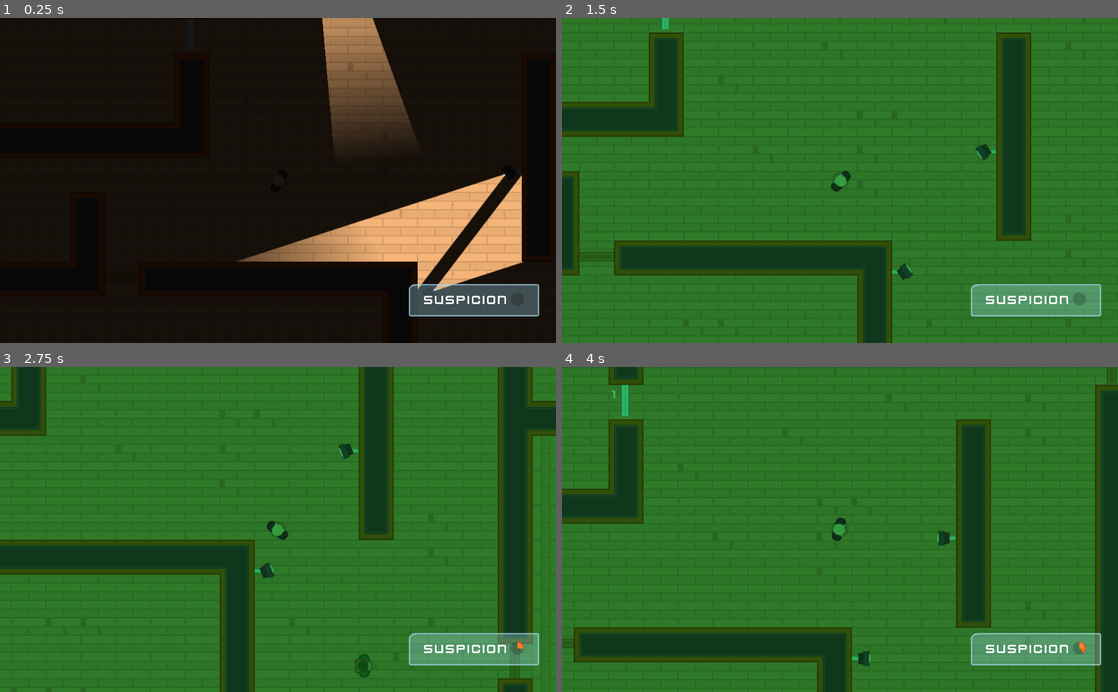
Above: before the commit, frames 1-4 (two rows, left to right).
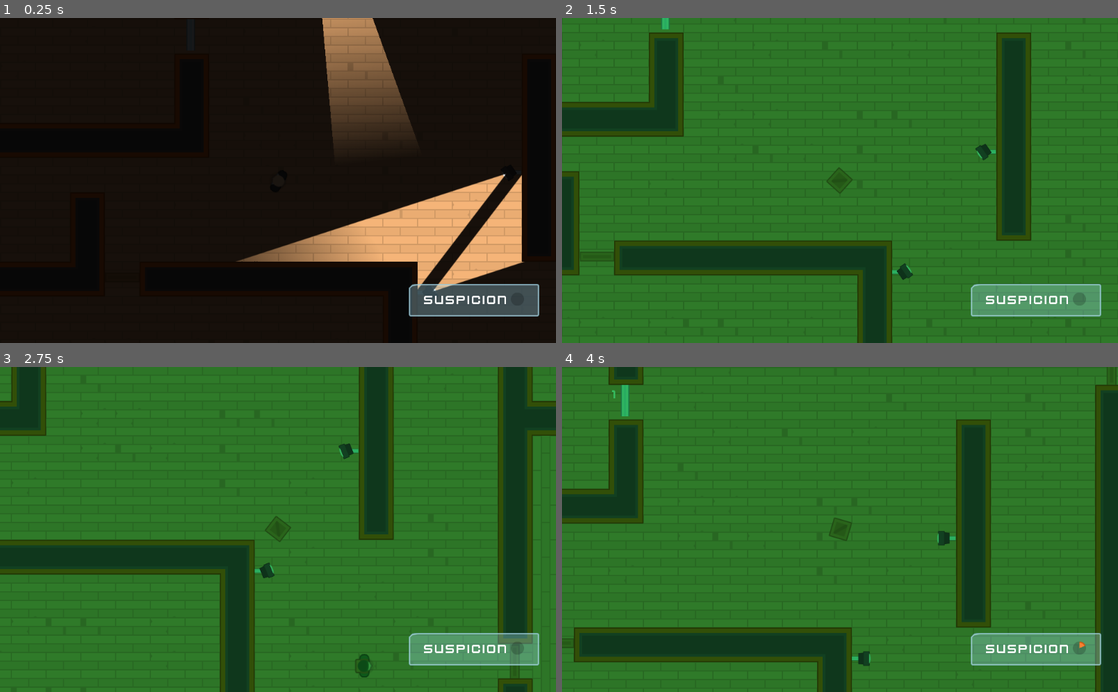
Above: after the commit, the same moments.

Repository: adam-spice/espionage_inc
Game: Godot game, scene res://Levels/Level1.tscn
Two runs of this game, one before a commit and one after it. Both use one fixed random seed, a clock stepped at 60 frames per second and the inputs below.
Inputs (mouse positions are in pixels of both pictures, inside the frame that each line leads up to):
- Up to frame 1 (0.25 s): no input
- Up to frame 2 (1.5 s): tap Enter at 0.5 s; move the mouse to (684, 278) at 0.52 s; hold D (move_right) 0.53-1.28 s; tap E (toggle_disguise, bound only after the commit) at 0.6 s; click (684, 278) at 0.67 s; move the mouse to (673, 34) at 1.27 s; hold S (move_down) from 1.28 s (still down); tap Space (toggle_vision_mode) at 1.35 s; click (673, 34) at 1.42 s
- Up to frame 3 (2.75 s): tap E (toggle_disguise, bound only after the commit) at 1.55, 2.1 s; move the mouse to (333, 458) at 2.02 s; release S (move_down) at 2.03 s; hold D (move_right) from 2.03 s (still down)
- Up to frame 4 (4 s): move the mouse to (1073, 662) at 2.77 s; release D (move_right) at 2.78 s; hold W (move_up) 2.78-3.53 s; tap E (toggle_disguise, bound only after the commit) at 2.85, 3.8 s; click (1073, 662) at 2.92 s; move the mouse to (1006, 578) at 3.52 s; hold A (move_left) from 3.53 s (still down); hold Space (toggle_vision_mode) from 3.53 s (still down)

The runs differ from the first frame. In frame 2, 0.2% of the frame differs, in the area x 47-53%, y 45-54%; in frame 3, 0.2%, in the area x 47-95%, y 45-87%; in frame 4, 0.2%.
Error in both runs: Invalid get index '0' (on base: 'PoolVector2Array'). (res://Characters/NPC/Gaurd.gd:22)

Commit message:
added disguise functionality.

Diff:
--- /dev/null
+++ b/Characters/BoxOccluder.tres
@@ -0,0 +1,4 @@
+[gd_resource type="OccluderPolygon2D" format=2]
+
+[resource]
+polygon = PoolVector2Array( -16, -16, 16, -16, 16, 16, -16, 16 )
--- /dev/null
+++ b/Characters/HumanOccluder.tres
@@ -0,0 +1,5 @@
+[gd_resource type="OccluderPolygon2D" format=2]
+
+[resource]
+cull_mode = 1
+polygon = PoolVector2Array( -11, -11.5, -10.625, -15.75, -6.75, -20.75, 1.25, -21.625, 4.25, -19.875, 6.5, -16.25, 7.625, -8.125, 8.5, -6.375, 12.25, -0.75, 8.375, 7.625, 6.75, 16.625, 3, 20.875, 0.75, 21.625, -5.375, 21.5, -8.875, 19.625, -11.25, 13.875, -11.125, 8, -13.375, 2.5, -14.25, 0.125, -12, -5.875 )
--- a/Characters/Player.gd
+++ b/Characters/Player.gd
@@ -1,6 +1,13 @@
 extends "res://Characters/TemplateCharacter.gd"
 
 var motion = Vector2.ZERO
+
+const PLAYER_SPRITE = "res://GFX/PNG/Hitman 1/hitman1_stand.png"
+const PLAYER_OCCLUDER = "res://Characters/HumanOccluder.tres"
+const BOX_SPRITE = "res://GFX/PNG/Tiles/tile_130.png"
+const BOX_OCCLUDER = "res://Characters/BoxOccluder.tres"
+
+var disguised = false
 
 func _physics_process(_delta):
 	update_movement()
@@ -26,3 +33,24 @@
 func _input(event):
 	if Input.is_action_pressed("toggle_vision_mode"):
 		get_tree().call_group("Interface", "cycle_vision_mode")
+
+	if Input.is_action_just_pressed("toggle_disguise"):
+		toggle_disguise()
+
+func toggle_disguise():
+	if(disguised):
+		reveal()
+	else:
+		disguise()
+
+func reveal():
+	$Sprite.texture = load(PLAYER_SPRITE)
+	$LightOccluder2D.occluder = load(PLAYER_OCCLUDER)
+	disguised = false
+	collision_layer = 1
+
+func disguise():
+	$Sprite.texture = load(BOX_SPRITE)
+	$LightOccluder2D.occluder = load(BOX_OCCLUDER)
+	disguised = true
+	collision_layer = 16
--- a/Characters/Player.tscn
+++ b/Characters/Player.tscn
@@ -5,8 +5,9 @@
 [ext_resource path="res://Characters/Player.gd" type="Script" id=3]
 
 [node name="Player" instance=ExtResource( 1 )]
-collision_mask = 14
+collision_mask = 30
 script = ExtResource( 3 )
 
 [node name="Sprite" parent="." index="0"]
+position = Vector2( 0.166855, -0.667418 )
 texture = ExtResource( 2 )
--- a/Characters/TemplateCharacter.tscn
+++ b/Characters/TemplateCharacter.tscn
@@ -2,13 +2,10 @@
 
 [ext_resource path="res://GFX/PNG/Man Red/manRed_stand.png" type="Texture" id=1]
 [ext_resource path="res://Characters/TemplateCharacter.gd" type="Script" id=2]
+[ext_resource path="res://Characters/HumanOccluder.tres" type="OccluderPolygon2D" id=3]
 
 [sub_resource type="CapsuleShape2D" id=1]
 height = 23.8607
-
-[sub_resource type="OccluderPolygon2D" id=2]
-cull_mode = 1
-polygon = PoolVector2Array( -11, -11.5, -10.625, -15.75, -6.75, -20.75, 1.25, -21.625, 4.25, -19.875, 6.5, -16.25, 7.625, -8.125, 8.5, -6.375, 12.25, -0.75, 8.375, 7.625, 6.75, 16.625, 3, 20.875, 0.75, 21.625, -5.375, 21.5, -8.875, 19.625, -11.25, 13.875, -11.125, 8, -13.375, 2.5, -14.25, 0.125, -12, -5.875 )
 
 [node name="TemplateCharacter" type="KinematicBody2D"]
 script = ExtResource( 2 )
@@ -25,4 +22,4 @@
 shape = SubResource( 1 )
 
 [node name="LightOccluder2D" type="LightOccluder2D" parent="."]
-occluder = SubResource( 2 )
+occluder = ExtResource( 3 )
--- a/Interface/GUI.tscn
+++ b/Interface/GUI.tscn
@@ -61,7 +61,7 @@
 margin_left = 160.0
 margin_right = 184.0
 margin_bottom = 27.0
-max_value = 200.0
+max_value = 150.0
 step = 1.0
 value = 10.0
 texture_under = ExtResource( 3 )
--- a/project.godot
+++ b/project.godot
@@ -50,6 +50,11 @@
 "events": [ Object(InputEventKey,"resource_local_to_scene":false,"resource_name":"","device":0,"alt":false,"shift":false,"control":false,"meta":false,"command":false,"pressed":false,"scancode":32,"unicode":0,"echo":false,"script":null)
  ]
 }
+toggle_disguise={
+"deadzone": 0.5,
+"events": [ Object(InputEventKey,"resource_local_to_scene":false,"resource_name":"","device":0,"alt":false,"shift":false,"control":false,"meta":false,"command":false,"pressed":false,"scancode":69,"unicode":0,"echo":false,"script":null)
+ ]
+}
 
 [layer_names]
 
